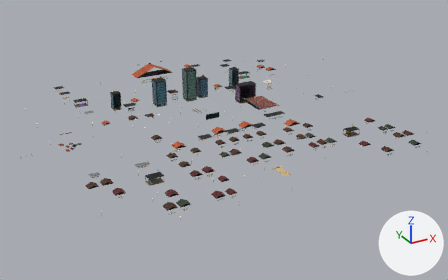
A saved change to the glTF model swamp-city-assets/city-b.glb.
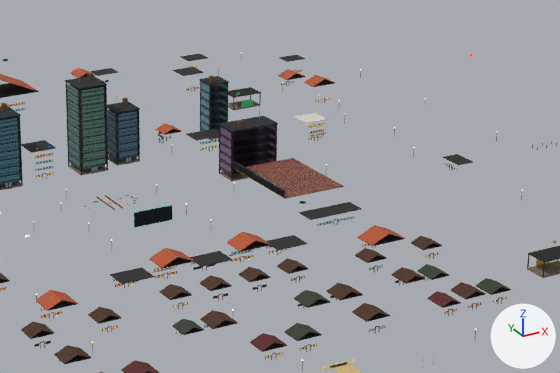
Old and new are each drawn whole from a camera (50 mm lens) standing at (-332.0, -624.0, 289.0) and looking at (6.0, -11.0, -18.0) and again close up on the part from 36% to 79% of the width and 14% to 61% of the height. The lights are fixed; the arrows at lower right show +X, +Y and +Z. The older version's two pictures come first. Vertices at exactly the same position are counted once.

In view in the first close-up: 'city-b'.
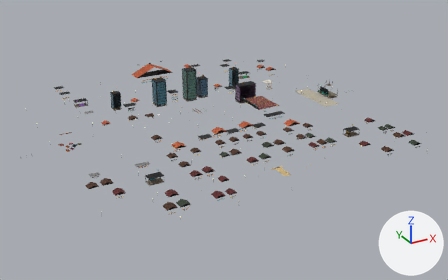
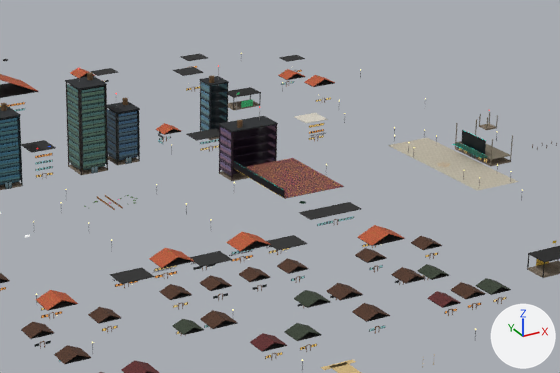
Diff of the bpy script that builds the scene:
```diff
--- a/swamp-city-assets/city-b.glb.py
+++ b/swamp-city-assets/city-b.glb.py
@@ img_marble_jpg @@
+img_marble_jpg = load_image('marble.jpg', '_unpacked/marble.jpg', 512, 512, 'sRGB')
@@ img_awning_jpg @@
+img_awning_jpg = load_image('awning.jpg', '_unpacked/awning.jpg', 512, 512, 'sRGB')
@@ mat_marble @@
+mat_marble = principled_material('marble')
+mat_marble.texture = img_marble_jpg
+mat_marble.roughness = 0.3
@@ mat_awning__1f6f5a @@
+mat_awning__1f6f5a = bpy.data.materials.new('awning|#1f6f5a')
+# colours: dark green #237962
+# uses the picture img_awning_jpg
@@ mat_concrete__c9c1ae @@
+mat_concrete__c9c1ae = bpy.data.materials.new('concrete|#c9c1ae')
+# colours: pale yellow #dad1bd
+# uses the picture img_concrete_jpg
@@ mat_window__ffe2a8 @@
+mat_window__ffe2a8 = bpy.data.materials.new('window|#ffe2a8')
+# colours: beige #c4ad80, beige #fff5b6
+# uses the picture img_window_em_jpg
+# uses the picture img_window_jpg
@@ mat_cornice__807765 @@
+mat_cornice__807765 = bpy.data.materials.new('cornice|#807765')
+# colours: brown #8b816e
+# uses the picture img_concrete_jpg
@@ me_city_b @@
 # used by ob_city_b; location = (0.0, 0.0, 0.0)
-me_city_b.from_pydata(...)  # 14106 vertices, 24112 faces; spans x -230.0..230.0, y -186.0..214.0, z -1.0..53.0
+me_city_b.from_pydata(...)  # 14784 vertices, 25352 faces; spans x -230.0..230.0, y -186.0..214.0, z -1.0..50.0
+# me_city_b part 1: the loose piece of 8 vertices spanning x -9.0..9.0, y 8.0, z 5.0..12.0 is scaled about its middle by (1.3, 480, 0.00441), then moved by (168.0, 12.0, -9.0), in mat_concrete__c9c1ae
+# me_city_b part 2: the loose piece of 36 vertices spanning x 83.0..93.0, y 105.0..115.0, z 0.0..28.0 is copied, and the copy is scaled about its middle by (1.21, 2.86, 0.476), then moved by (98.0, -90.0, -7.0); it spans x 180.0..192.0, y 6.0..34.0, z 1.0..14.0
+# me_city_b part 3: a new loose piece, a box spanning x 179.93..192.07, y 5.93..34.07, z 4.01..4.19, in mat_cornice__807765
+# me_city_b part 4: the loose piece of 36 vertices spanning x 63.0..87.0, y 49.0..61.0, z 0.0..24.0 is copied, and the copy is scaled about its middle by (-0.246, -0.499, 0.263), then moved by (113.0, -35.0, 6.0); it spans x 185.0..191.0, y 17.0..23.0, z 15.0..21.0
+# me_city_b part 5: a new loose piece, a box spanning x 176.4..180.0, y 8.5..31.5, z 4.52..4.78, in mat_awning__1f6f5a
+# me_city_b part 6: a new loose piece, a box spanning x 179.85..180.01, y 10.8..29.2, z 5.3..12.1, in mat_screenframe__0b1a24
+# me_city_b part 7: 6 loose pieces with 186 vertices, spanning x -9.0..176.0, y 6.0..21.0, z 0.0..53.0, are deleted
+# other edits to the shape of me_city_b do not show in these pictures
 me_city_b.materials.append(mat_iron__1b1b1b)
@@ me_city_b @@
 me_city_b.materials.append(mat_cornice__e8e2d4)
+me_city_b.materials.append(mat_concrete__c9c1ae)
+me_city_b.materials.append(mat_marble)  # picture img_marble_jpg
+me_city_b.materials.append(mat_cornice__807765)
+me_city_b.materials.append(mat_window__ffe2a8)
+me_city_b.materials.append(mat_awning__1f6f5a)
```

Where the change shows, as pixel boxes (x1, y1, x2, y2) in the close-ups (560 x 373 px; the box of a moved part takes in the faces that stretch with it):
part 1 of me_city_b, moved or reshaped
    before: (134, 205, 172, 227)
    after: (388, 138, 518, 191)
part 2 of me_city_b, added
    after: (455, 119, 513, 166)
part 3 of me_city_b, added
    after: (456, 141, 511, 160)
part 4 of me_city_b, added
    after: (479, 112, 498, 130)
part 5 of me_city_b, added
    after: (454, 143, 488, 158)
part 6 of me_city_b, added
    after: (461, 130, 486, 154)
part 7 of me_city_b, deleted
    before: (134, 53, 473, 228)
